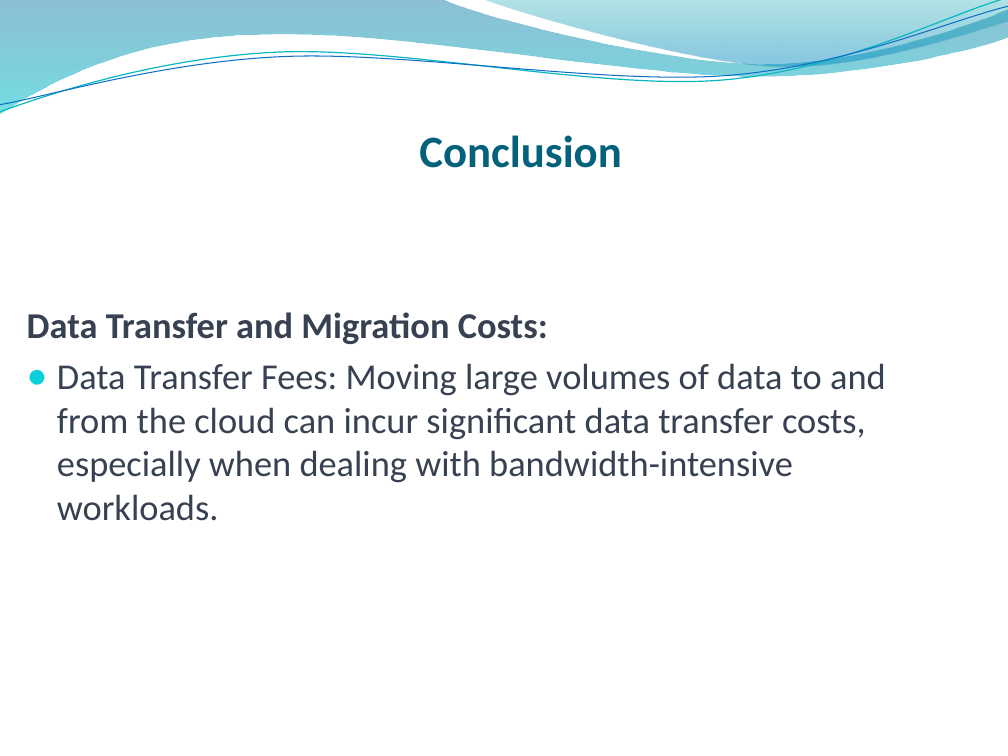
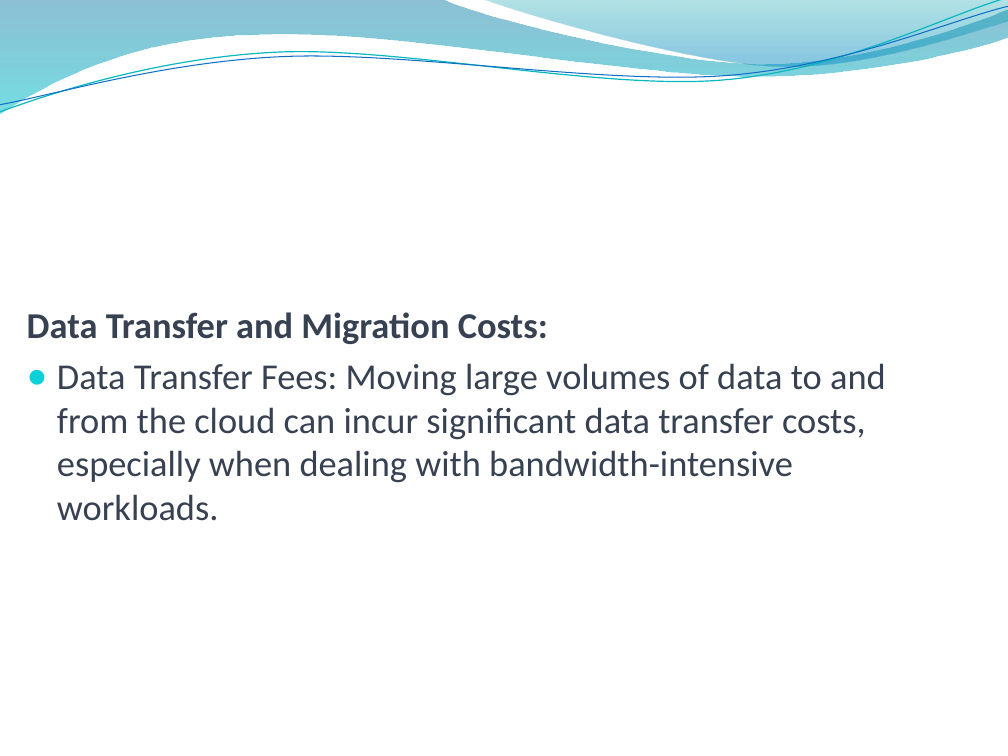
Before and after one commit to godwillngwanah/AWS-Sol-Arch-02, a slide deck: slide 21 of Batch-12 Online/Self Pace/Curriculum/Lectures/Section 4/Understanding Cloud Computing.pptx (slide 22 before the commit). Drawn at 1008x756 pixels with LibreOffice and Linux fonts; fonts in the diff are those of the drawing; background and template pictures are left out. Boxes give left, top, right and bottom in pixels: in the first picture for what was removed or moved away, otherwise in the second. Text is boxed around its words. In the diff, an @@ line names an element or a change of style, - is before the commit and + after.

```diff
--- a/Batch-12 Online/Self Pace/Curriculum/Lectures/Section 4/Understanding Cloud Computing.pptx
+++ b/Batch-12 Online/Self Pace/Curriculum/Lectures/Section 4/Understanding Cloud Computing.pptx
@@ title removed at [419,135,621,168] @@
-Conclusion
```
Also in this commit, not shown: 1 slide removed, 24 other files.
